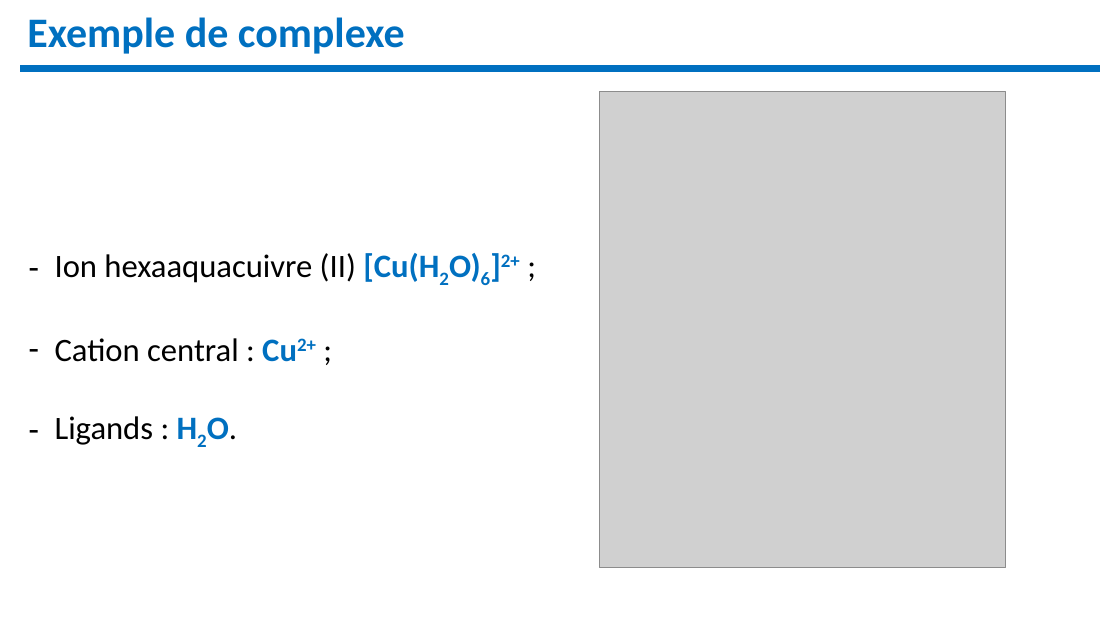
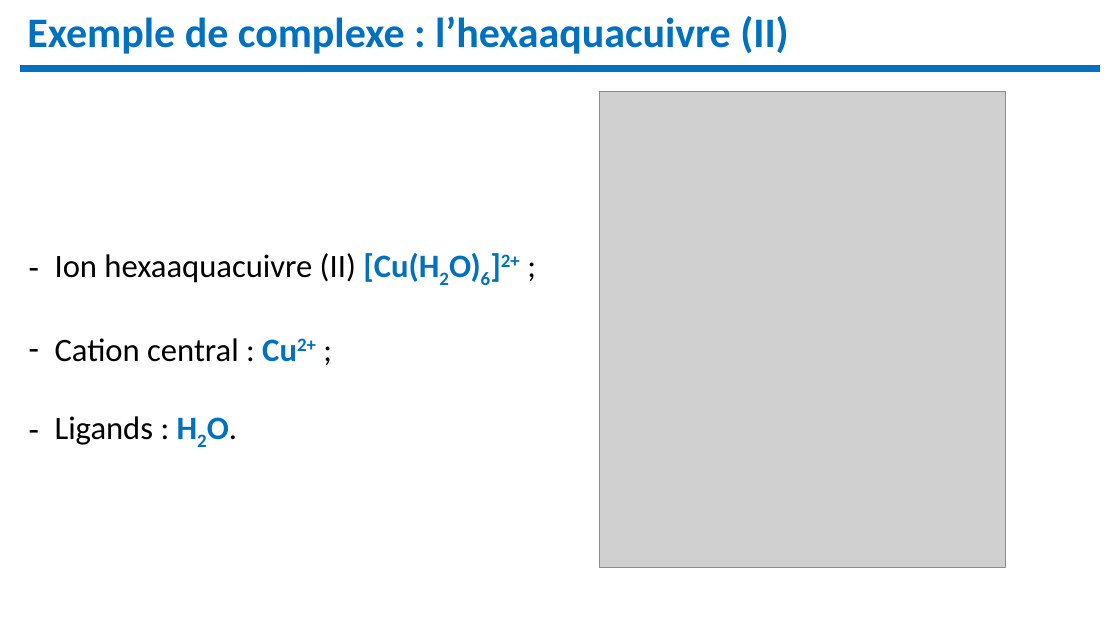
Before and after one commit to remimetzdorff/agregation, a slide deck: slide 4 of Leçons/Lecons de chimie 2019-2020/LC04.pptx. Drawn at 1120x630 pixels with LibreOffice and Linux fonts; fonts in the diff are those of the drawing; grey boxes stand for pictures. Boxes give left, top, right and bottom in pixels: in the first picture for what was removed or moved away, otherwise in the second. Text is boxed around its words. In the diff, an @@ line names an element or a change of style, - is before the commit and + after.

```diff
--- a/Leçons/Lecons de chimie 2019-2020/LC04.pptx
+++ b/Leçons/Lecons de chimie 2019-2020/LC04.pptx
@@ text at [27,16,788,54]: text changed @@
-Exemple de complexe
+Exemple de complexe : l’hexaaquacuivre (II)
```
Also in this commit, not shown: 4 other slides changed, 3 slides added, 27 other files.
